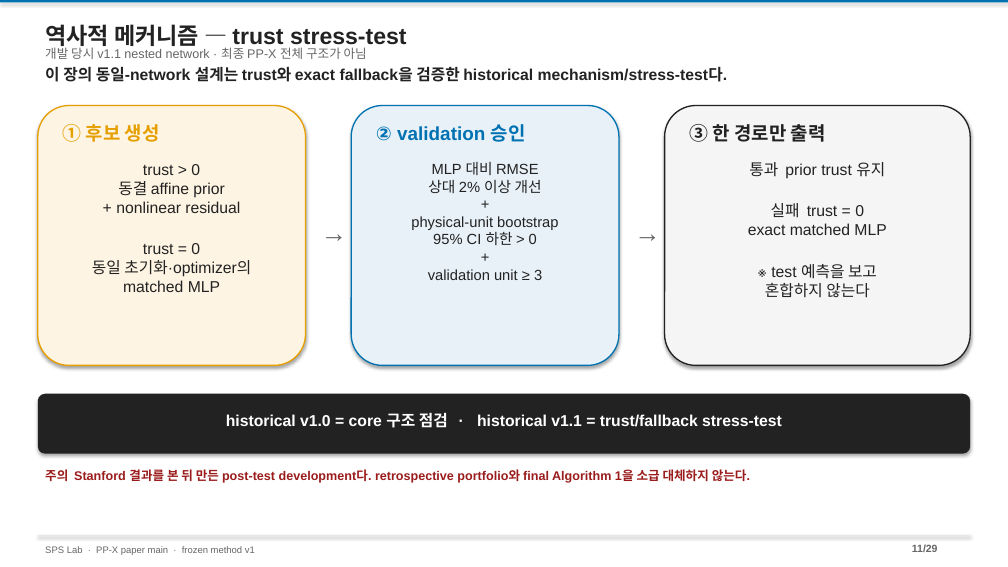
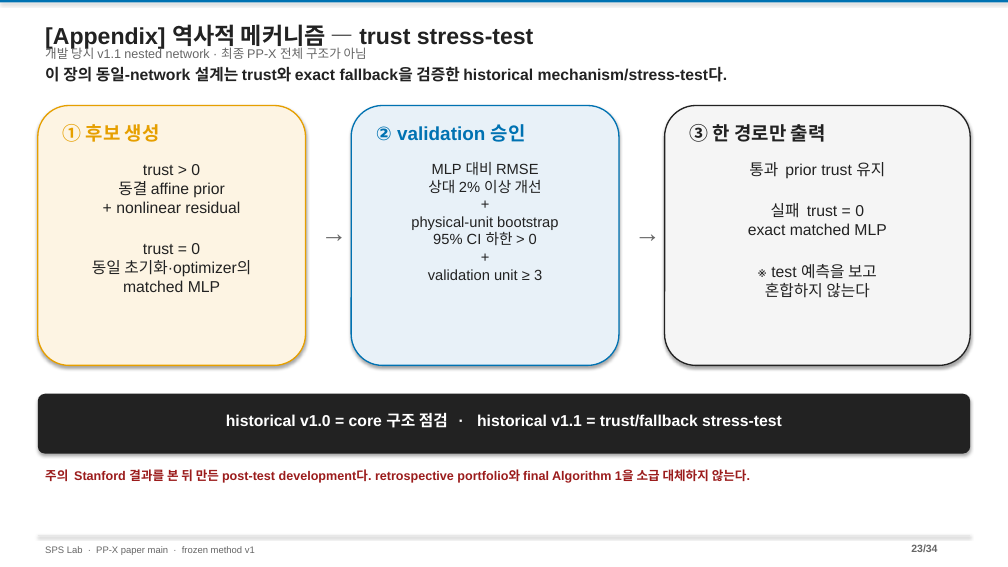
Before and after one commit to amumujs-create/pp_pae_total, a slide deck: slide 23 of output/PP_Research_Detailed_v2.pptx (slide 11 before the commit). Drawn at 1008x567 pixels with LibreOffice and Linux fonts; fonts in the diff are those of the drawing. Boxes give left, top, right and bottom in pixels: in the first picture for what was removed or moved away, otherwise in the second. Text is boxed around its words. In the diff, an @@ line names an element or a change of style, - is before the commit and + after.

```diff
--- a/output/PP_Research_Detailed_v2.pptx
+++ b/output/PP_Research_Detailed_v2.pptx
@@ text at (45, 24, 534, 49): text changed @@
-역사적 메커니즘 — trust stress-test
+[Appendix] 역사적 메커니즘 — trust stress-test
@@ text at (911, 544, 937, 552): text changed @@
-11/29
+23/34
```
Also in this commit, not shown: 27 other slides changed, 5 slides added, 3 other files.
